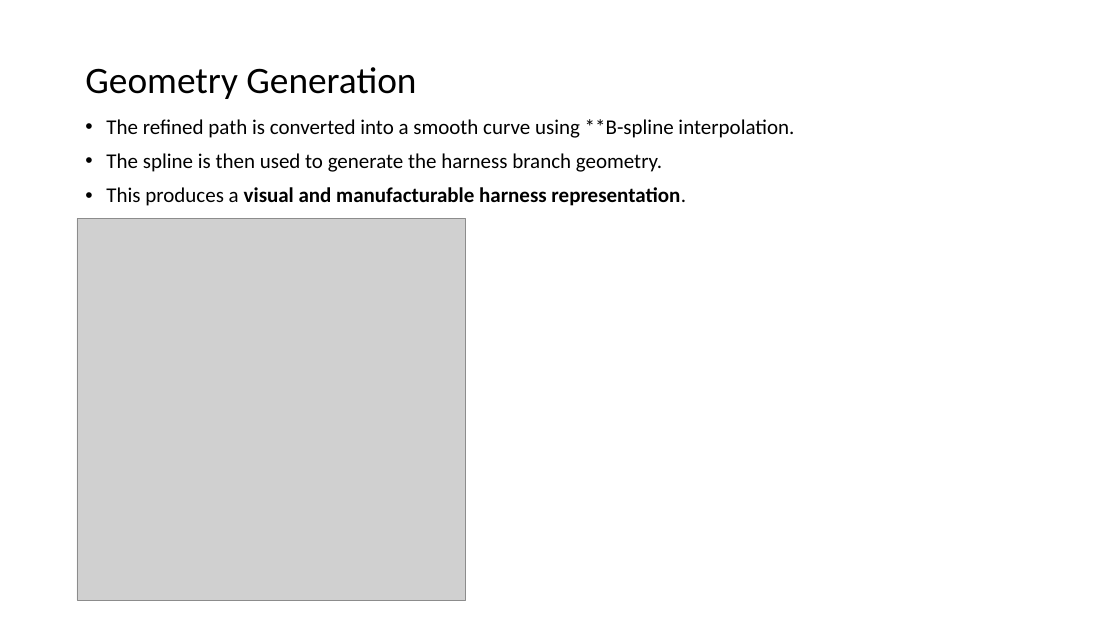
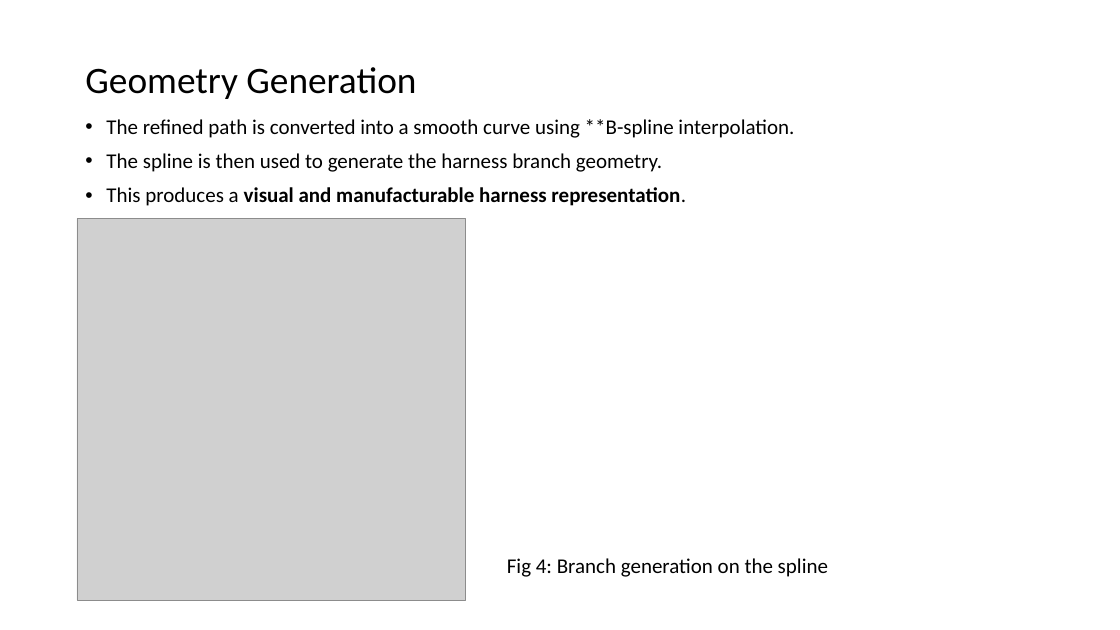
Before and after one commit to SAPTRAY5/Advanced_Harness_Routing_Planner, a slide deck: slide 10 of Advanced Harness Routing Planner.pptx (slide 9 before the commit). Drawn at 1120x630 pixels with LibreOffice and Linux fonts; fonts in the diff are those of the drawing; grey boxes stand for pictures. Boxes give left, top, right and bottom in pixels: in the first picture for what was removed or moved away, otherwise in the second. Text is boxed around its words. In the diff, an @@ line names an element or a change of style, - is before the commit and + after.

```diff
--- a/Advanced Harness Routing Planner.pptx
+++ b/Advanced Harness Routing Planner.pptx
@@ text added at <box>507,558,828,577</box>, 18 pt, text #000000 @@
+Fig 4: Branch generation on the spline
```
Also in this commit, not shown: 4 other slides changed, 1 slide added, 3 other files.
